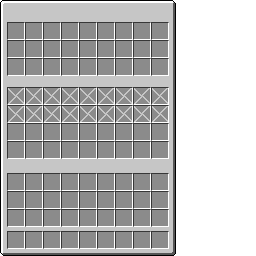
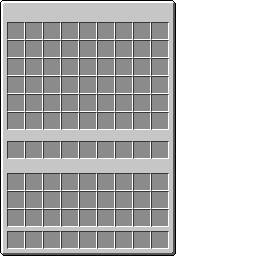
The second 256px x 256px image is a revision of the first. Changes to its layers:
added layer "图层 8" above "图层 6" over [7, 76, 169, 141]
